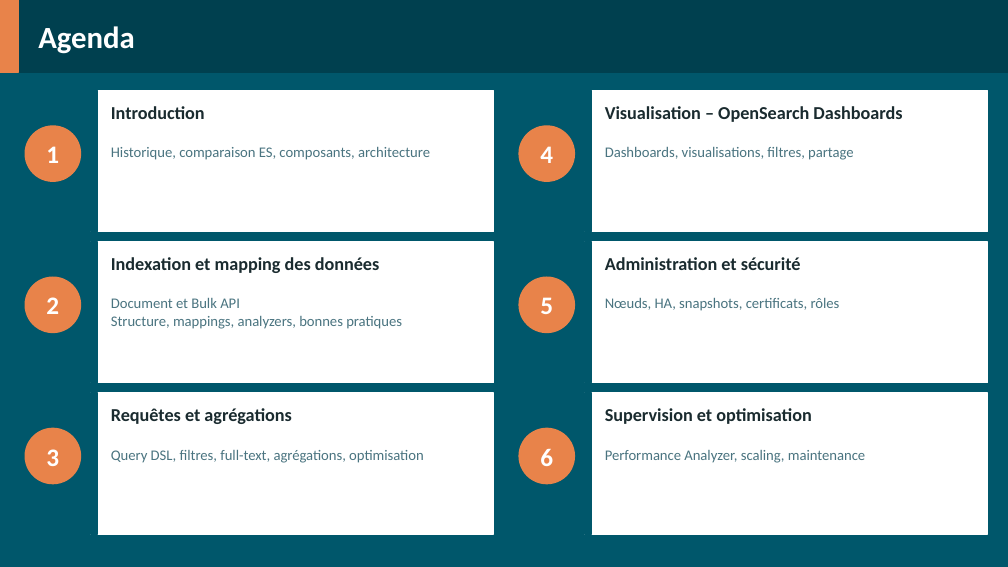
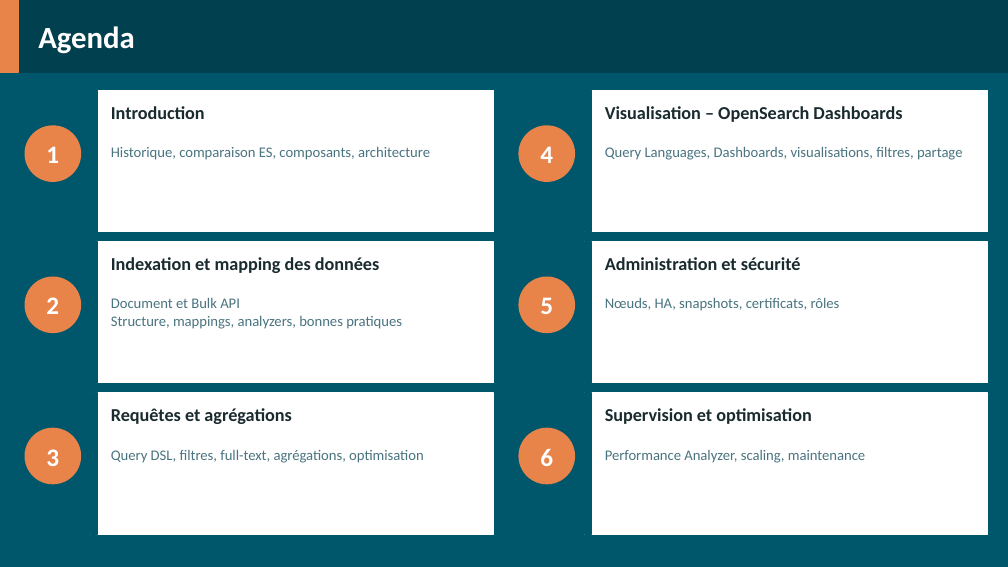
Before and after one commit to dthibau/opensearch, a slide deck: slide 2 of Agenda.pptx. Drawn at 1008x567 pixels with LibreOffice and Linux fonts; fonts in the diff are those of the drawing. Boxes give left, top, right and bottom in pixels: in the first picture for what was removed or moved away, otherwise in the second. Text is boxed around its words. In the diff, an @@ line names an element or a change of style, - is before the commit and + after.

```diff
--- a/Agenda.pptx
+++ b/Agenda.pptx
@@ text at bbox=[605, 147, 963, 160]: text changed @@
-Dashboards, visualisations, filtres, partage
+Query Languages, Dashboards, visualisations, filtres, partage
```
Also in this commit, not shown: 50 other files.
